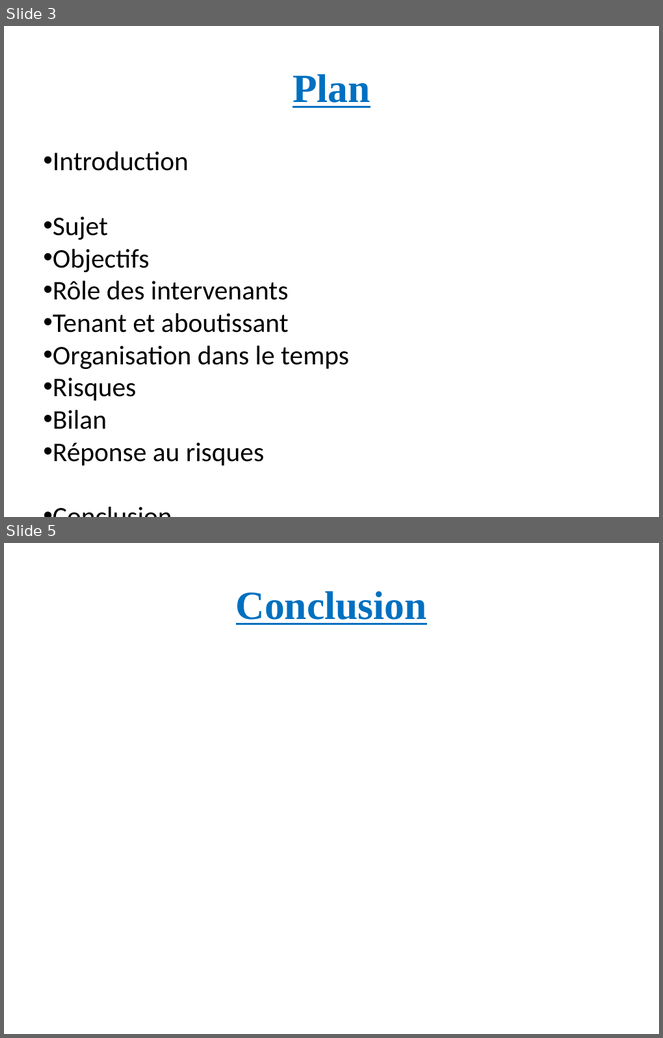
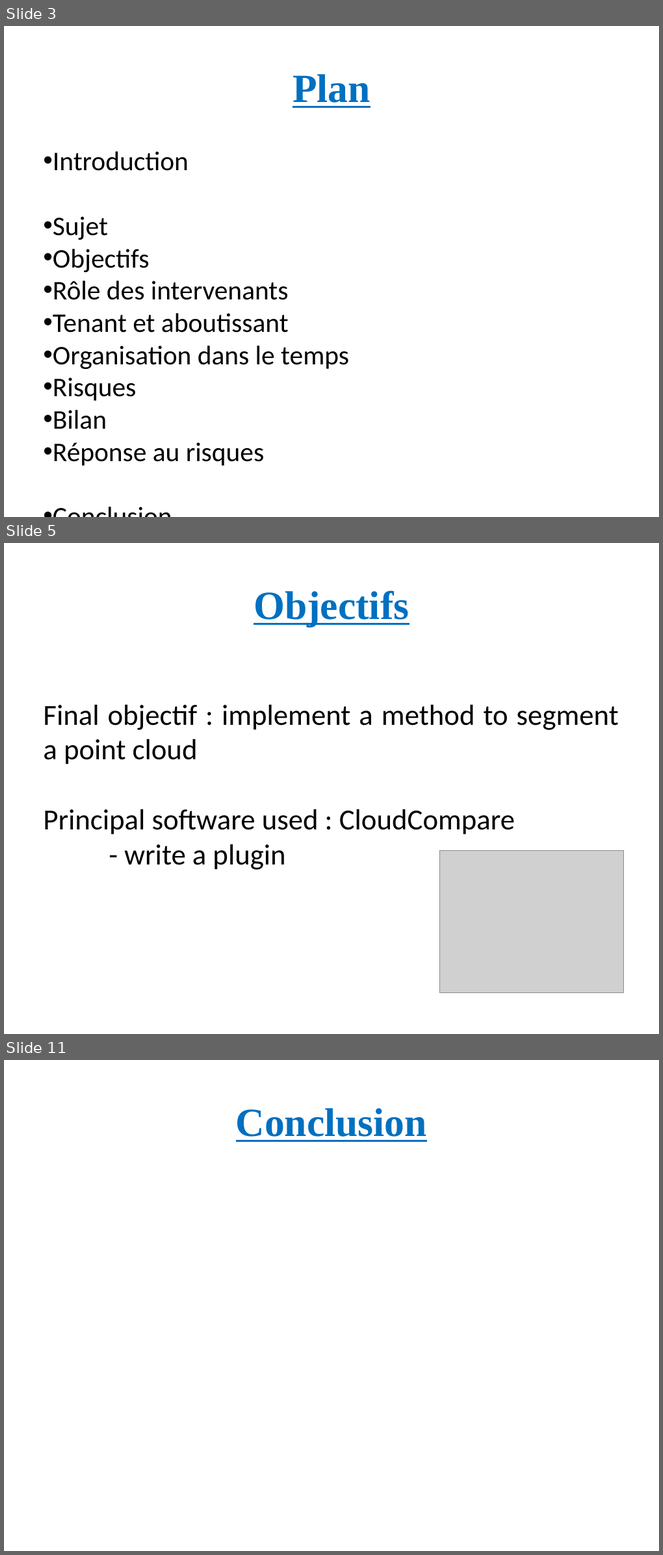
Before and after one commit to Mric26/M2-S1, a slide deck: Projet/Presentation.pptx. Shown one above the other, each under a label of ours: slides 3 and 5 before the commit, slides 3, 5 and 11 after it; the slides between them are not shown. The pictures are 663x1038 and 663x1555 pixels, drawn with LibreOffice and Linux fonts; fonts in the diff are those of the drawing; grey boxes stand for pictures. Boxes give left, top, right and bottom in pixels: in the first picture for what was removed or moved away, otherwise in the second. Text is boxed around its words. In the diff, an @@ line names an element or a change of style, - is before the commit and + after.

```diff
--- a/Projet/Presentation.pptx
+++ b/Projet/Presentation.pptx
@@ slide 5 added at <box>4,543,659,1034</box>, background #FFFFFF @@
@@ title added at <box>254,590,409,627</box>, 44 pt, text #0070C0, bold, underline @@
+Objectifs
@@ text added at <box>43,705,619,870</box>, 32 pt, text #000000 @@
+Final objectif : implement a method to segment a point cloud
+Principal software used : CloudCompare
+- write a plugin
@@ picture added at <box>440,850,624,993</box> @@
@@ what was slide 5 is now slide 11 @@
```
Also in this commit, not shown: 1 slide changed, 6 other slides added, 1 slide removed, 9 other files.
